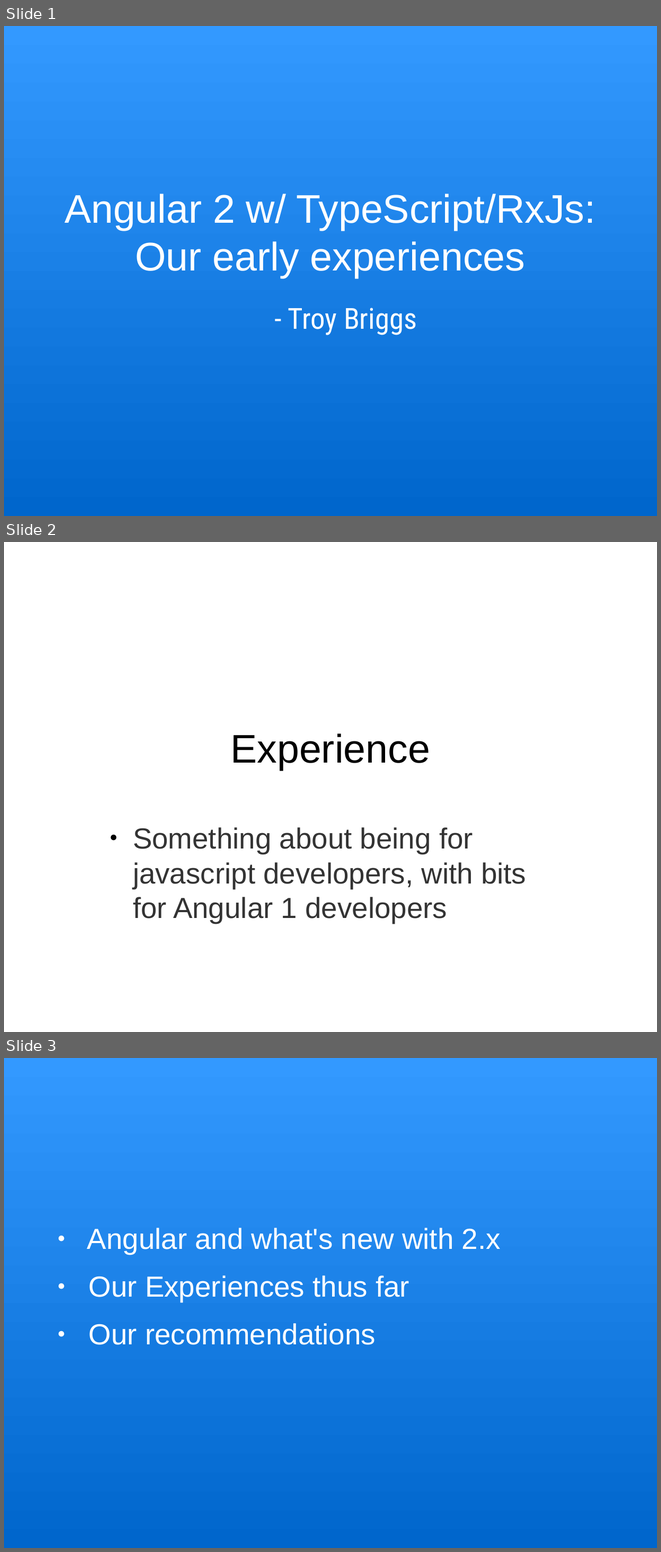
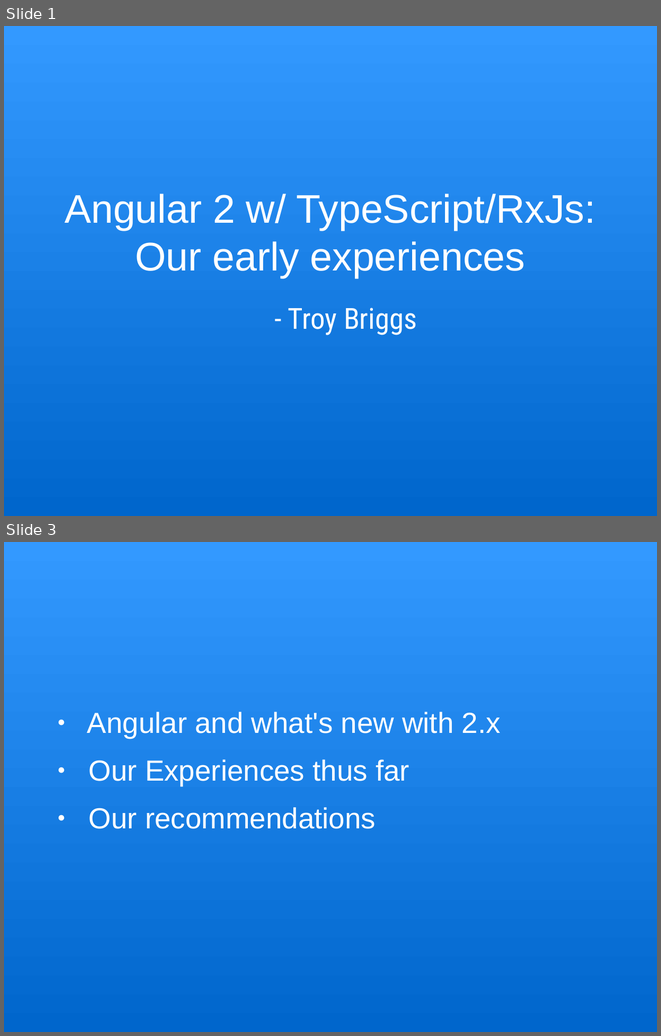
Before and after one commit to trognus/devcon2016, a slide deck: devconNg2.odp. Shown one above the other, each under a label of ours: slides 1, 2 and 3 before the commit, slides 1 and 3 after it; the slides between them are not shown. The pictures are 661x1552 and 661x1036 pixels, drawn with LibreOffice and Linux fonts; fonts in the diff are those of the drawing. Boxes give left, top, right and bottom in pixels: in the first picture for what was removed or moved away, otherwise in the second. Text is boxed around its words. In the diff, an @@ line names an element or a change of style, - is before the commit and + after.

```diff
--- a/devconNg2.odp
+++ b/devconNg2.odp
@@ slide 2 removed at (4, 542, 657, 1032), background #FFFFFF @@
@@ title removed at (230, 733, 430, 770) @@
-Experience
@@ text removed at (133, 827, 526, 923) @@
-● Something about being for javascript developers, with bits for Angular 1 developers
```
Also in this commit, not shown: 4 slides changed, 1 slide added, 1 other file.
